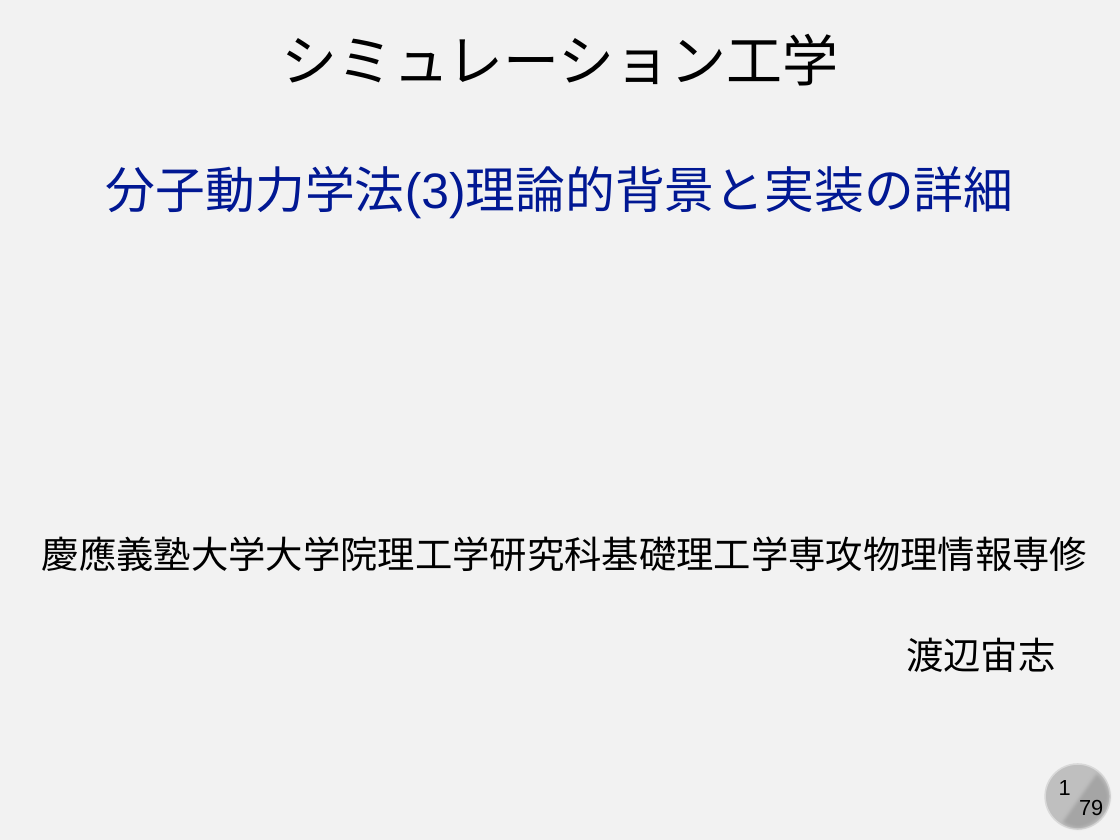
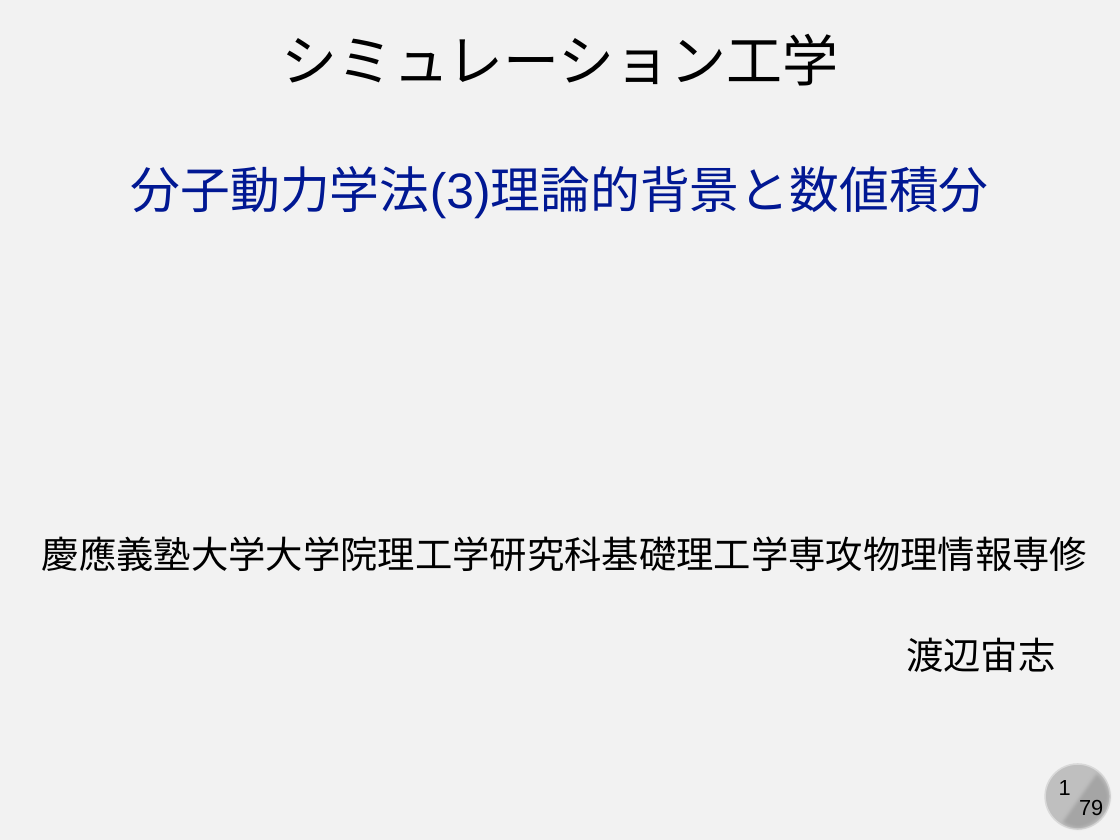
Before and after one commit to kaityo256/simulation_engineering, a slide deck: slide 1 of 05_md_basic/simulation05.pptx. Drawn at 1120x840 pixels with LibreOffice and Linux fonts; fonts in the diff are those of the drawing. Boxes give left, top, right and bottom in pixels: in the first picture for what was removed or moved away, otherwise in the second. Text is boxed around its words. In the diff, an @@ line names an element or a change of style, - is before the commit and + after.

```diff
--- a/05_md_basic/simulation05.pptx
+++ b/05_md_basic/simulation05.pptx
@@ text at (x1=131, y1=166, x2=989, y2=219): text changed @@
-分子動力学法(3)理論的背景と実装の詳細
+分子動力学法(3)理論的背景と数値積分
```
Also in this commit, not shown: 1 other slide changed, 2 slides added, 2 slides removed.
